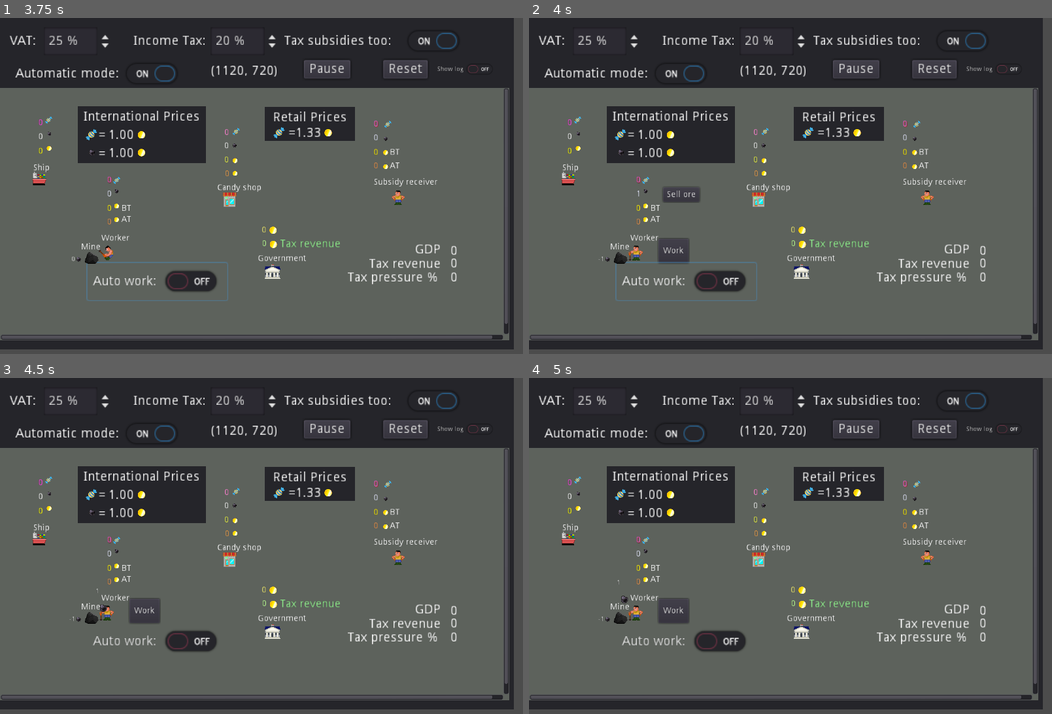
Above: before the commit, frames 1-4 (two rows, left to right).
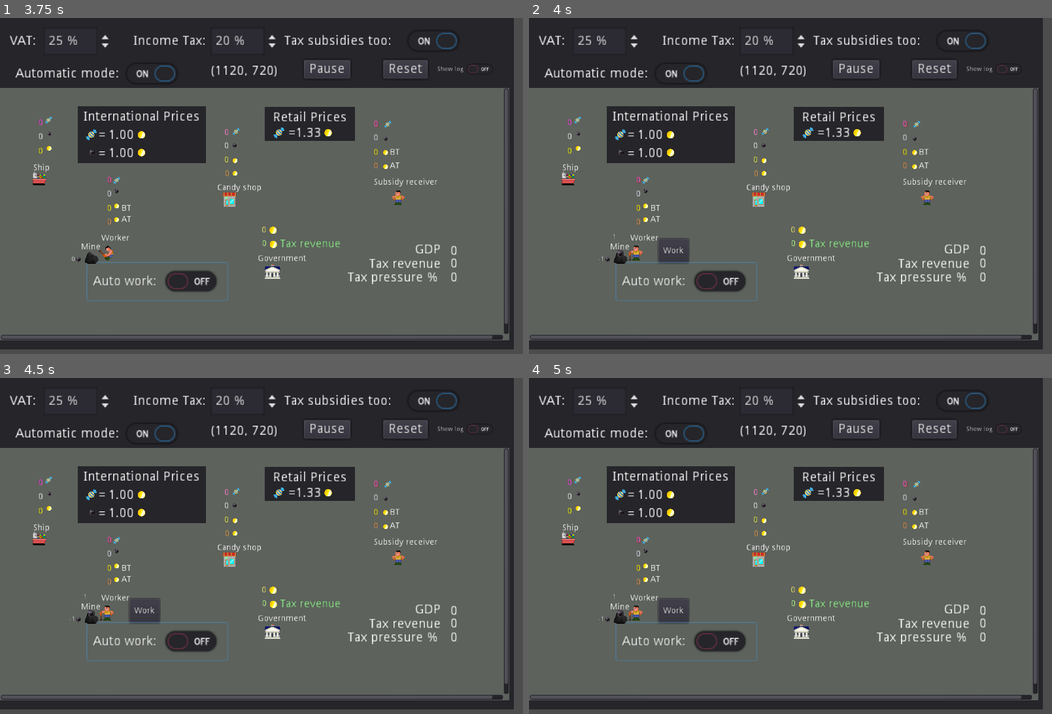
Above: after the commit, the same moments.

Repository: carlostgit/taxes
Game: Godot game, scene res://Control.tscn
Two runs of this game, one before a commit and one after it. Both use one fixed random seed, a clock stepped at 60 frames per second and the inputs below.
Inputs (mouse positions are in pixels of both pictures, inside the frame that each line leads up to):
- Up to frame 1 (3.75 s): click "Automatic mode:" at 0.5 s; click "Tax subsidies too:" at 1.25 s; click "Reset" at 2 s; click "Work" at 2.75 s; click "Auto work:" at 3.5 s
- Up to frame 2 (4 s): no input
- Up to frame 3 (4.5 s): click (151, 556) at 4.25 s, where only the run before the commit has a clickable "Sell ore"
- Up to frame 4 (5 s): no input

Frame 1 is identical in both runs. In frame 2, 0.3% of the frame differs, in the area x 16-33%, y 50-72%; in frame 3, 0.2%; in frame 4, 0.2%.
Error after the commit: Attempt to call function 'get_position' in base 'null instance' on a null instance. (res://Ore.gd:21)

Commit message:
Sigo cambiando nombres de nodos

Diff:
--- a/Control.gd
+++ b/Control.gd
@@ -3,7 +3,7 @@
 # Declare member variables here. Examples:
 # var a = 2
 # var b = "text"
-const _main_scene_res = preload("res://Node2D.tscn")
+const _main_scene_res = preload("res://MainScene.tscn")
 
 export (bool) var _automatic_mode = false
 export (bool) var _tax_labour_only = true
@@ -21,8 +21,8 @@
 		if(node.is_in_group("main_scene_group")):
 			return node
 
-	if ($Panel/ScrollContainer/Panel/Node2D):
-		return $Panel/ScrollContainer/Panel/Node2D
+	if ($Panel/ScrollContainer/Panel/MainScene):
+		return $Panel/ScrollContainer/Panel/MainScene
 
 	print("main_scene not found in get_main_scene()")
 	return null
@@ -34,9 +34,9 @@
 			node.remove_from_group("main_scene_group")
 			node.queue_free()
 
-	if ($Panel/ScrollContainer/Panel/Node2D):
-		$Panel/ScrollContainer/Panel/Node2D.remove_from_group("main_scene_group")
-		$Panel/ScrollContainer/Panel/Node2D.queue_free()
+	if ($Panel/ScrollContainer/Panel/MainScene):
+		$Panel/ScrollContainer/Panel/MainScene.remove_from_group("main_scene_group")
+		$Panel/ScrollContainer/Panel/MainScene.queue_free()
 	var new_main_scene = _main_scene_res.instance()
 
 	$Panel/ScrollContainer/Panel.add_child(new_main_scene)
--- a/Control.tscn
+++ b/Control.tscn
@@ -1,7 +1,7 @@
 [gd_scene load_steps=4 format=2]
 
 [ext_resource path="res://Control.gd" type="Script" id=1]
-[ext_resource path="res://Node2D.tscn" type="PackedScene" id=2]
+[ext_resource path="res://MainScene.tscn" type="PackedScene" id=2]
 
 [sub_resource type="StyleBoxFlat" id=1]
 bg_color = Color( 0.364706, 0.384314, 0.360784, 1 )
@@ -37,7 +37,7 @@
 mouse_filter = 1
 custom_styles/panel = SubResource( 1 )
 
-[node name="Node2D" parent="Panel/ScrollContainer/Panel" groups=[
+[node name="MainScene" parent="Panel/ScrollContainer/Panel" groups=[
 "main_scene_group",
 ] instance=ExtResource( 2 )]
 position = Vector2( 0, 6 )
--- /dev/null
+++ b/MainScene.gd
@@ -0,0 +1,76 @@
+extends Node2D
+
+# Declare member variables here. Examples:
+# var a = 2
+# var b = "text"
+export (float) var _corporate_tax_rate = 0.25
+export (float) var _value_added_tax = 0.6
+export (bool) var _tax_labour_only = true
+
+var _GDP = 0.0
+
+const MyCoinResource = preload("res://Coin.tscn")
+const MyOreResource = preload("res://Ore.tscn")
+const MyCandyResource = preload("res://Candy.tscn")
+
+
+# Called when the node enters the scene tree for the first time.
+func _ready():
+
+	$Worker.set_corporate_tax_rate(_corporate_tax_rate)
+	if(self._tax_labour_only):
+		$Slacker.set_corporate_tax_rate(0.0)
+	else:
+		$Slacker.set_corporate_tax_rate(_corporate_tax_rate)
+
+	$Shop.set_value_added_tax_rate(_value_added_tax)
+
+# Called every frame. 'delta' is the elapsed time since the previous frame.
+func _process(delta):
+	_GDP = $Worker.get_GDP()
+
+	$Control_info.set_GDP(_GDP)
+	var revenue = $Government.get_revenue()
+	$Control_info.set_revenue(revenue)
+#
+#func _on_Area2D_mine_body_entered(body):
+##	print ("Body entered. Body name")
+##	if body == $Slacker:
+##		print ("slacker")
+##	if body == $Worker:
+##		print ("worker")
+#	pass
+
+func reset():
+	self.get_tree().reload_current_scene()
+
+func set_corporate_tax(var corp_tax_arg):
+	_corporate_tax_rate=corp_tax_arg
+	$Worker.set_corporate_tax_rate(corp_tax_arg)
+	if(self._tax_labour_only):
+		$Slacker.set_corporate_tax_rate(0.0)
+	else:
+		$Sacker.set_corporate_tax_rate(corp_tax_arg)
+
+func set_tax_labour_only(var tax_labour_only_arg):
+	self._tax_labour_only = tax_labour_only_arg
+	if(self._tax_labour_only):
+		$Slacker.set_corporate_tax_rate(0.0)
+	else:
+		$Slacker.set_corporate_tax_rate(self._corporate_tax_rate)
+
+func set_VAT(var VAT_arg):
+	_value_added_tax=VAT_arg
+
+	$Shop.set_value_added_tax_rate(_value_added_tax)
+
+func _on_Button_pay_taxes_pressed():
+	pass # Replace with function body.
+
+func set_automatic_mode(var automatic_mode_arg):
+	$Slacker.set_automatic_mode(automatic_mode_arg)
+	$Worker.set_automatic_mode(automatic_mode_arg)
+	$Shop.set_automatic_mode(automatic_mode_arg)
+
+func get_GDP():
+	return _GDP
--- /dev/null
+++ b/MainScene.tscn
@@ -0,0 +1,583 @@
+[gd_scene load_steps=25 format=2]
+
+[ext_resource path="res://MainScene.gd" type="Script" id=1]
+[ext_resource path="res://Ship.gd" type="Script" id=2]
+[ext_resource path="res://ore.png" type="Texture" id=3]
+[ext_resource path="res://coin.png" type="Texture" id=4]
+[ext_resource path="res://ship.png" type="Texture" id=5]
+[ext_resource path="res://candy.png" type="Texture" id=6]
+[ext_resource path="res://Slacker.tscn" type="PackedScene" id=7]
+[ext_resource path="res://Worker.tscn" type="PackedScene" id=8]
+[ext_resource path="res://Mine.gd" type="Script" id=9]
+[ext_resource path="res://Rock.png" type="Texture" id=10]
+[ext_resource path="res://Ore.tscn" type="PackedScene" id=11]
+[ext_resource path="res://Candy.tscn" type="PackedScene" id=12]
+[ext_resource path="res://Shop.gd" type="Script" id=13]
+[ext_resource path="res://shop.png" type="Texture" id=14]
+[ext_resource path="res://Coin.tscn" type="PackedScene" id=15]
+[ext_resource path="res://Government.gd" type="Script" id=16]
+[ext_resource path="res://government.png" type="Texture" id=17]
+[ext_resource path="res://Control_info.gd" type="Script" id=18]
+[ext_resource path="res://background.png" type="Texture" id=19]
+
+[sub_resource type="RectangleShape2D" id=1]
+extents = Vector2( 15.7211, 11.9228 )
+
+[sub_resource type="Animation" id=2]
+length = 0.6
+loop = true
+
+[sub_resource type="RectangleShape2D" id=3]
+extents = Vector2( 13.2726, 14.2859 )
+
+[sub_resource type="RectangleShape2D" id=4]
+extents = Vector2( 16.5455, 17.9392 )
+
+[sub_resource type="RectangleShape2D" id=5]
+extents = Vector2( 19.415, 15.834 )
+
+[node name="MainScene" type="Node2D"]
+pause_mode = 1
+position = Vector2( -0.104294, 1 )
+script = ExtResource( 1 )
+_corporate_tax_rate = 0.1
+_value_added_tax = 0.8
+
+[node name="Ship" type="StaticBody2D" parent="."]
+editor/display_folded = true
+position = Vector2( 81, 189.392 )
+script = ExtResource( 2 )
+
+[node name="Label_ore" type="Label" parent="Ship"]
+margin_left = -81.0
+margin_top = -100.392
+margin_right = -11.0
+margin_bottom = -77.3921
+rect_scale = Vector2( 1.3, 1.3 )
+hint_tooltip = "Ore exported"
+text = "0"
+align = 2
+valign = 1
+
+[node name="TextureRect2" type="TextureRect" parent="Ship/Label_ore"]
+margin_left = 75.623
+margin_top = 1.78406
+margin_right = 118.623
+margin_bottom = 42.7841
+rect_scale = Vector2( 0.2, 0.2 )
+hint_tooltip = "Ore exported"
+texture = ExtResource( 3 )
+
+[node name="Label_money" type="Label" parent="Ship"]
+margin_left = -81.0
+margin_top = -69.0
+margin_right = -11.0
+margin_bottom = -47.0
+rect_scale = Vector2( 1.3, 1.3 )
+hint_tooltip = "Income of coins"
+custom_colors/font_color = Color( 1, 1, 0, 1 )
+text = "0"
+align = 2
+valign = 1
+
+[node name="TextureRect4" type="TextureRect" parent="Ship/Label_money"]
+margin_left = 75.623
+margin_top = 1.93948
+margin_right = 115.623
+margin_bottom = 41.9395
+rect_scale = Vector2( 0.2, 0.2 )
+hint_tooltip = "Income of coins"
+texture = ExtResource( 4 )
+
+[node name="Label" type="Label" parent="Ship"]
+margin_left = -10.7421
+margin_top = -28.203
+margin_right = 29.2579
+margin_bottom = -14.203
+rect_scale = Vector2( 1.3, 1.3 )
+text = "Ship"
+
+[node name="ship2" type="Sprite" parent="Ship"]
+position = Vector2( 1.41422, 2.82849 )
+texture = ExtResource( 5 )
+
+[node name="CollisionShape2D" type="CollisionShape2D" parent="Ship"]
+position = Vector2( 3.53555, 4.09099 )
+shape = SubResource( 1 )
+
+[node name="Label_candy" type="Label" parent="Ship"]
+margin_left = -81.0
+margin_top = -130.392
+margin_right = -11.0
+margin_bottom = -107.392
+rect_scale = Vector2( 1.3, 1.3 )
+custom_colors/font_color = Color( 1, 0.247059, 0.882353, 1 )
+text = "0"
+align = 2
+valign = 1
+
+[node name="TextureRect" type="TextureRect" parent="Ship/Label_candy"]
+margin_left = 73.1186
+margin_top = 2.38419e-007
+margin_right = 137.119
+margin_bottom = 64.0
+rect_scale = Vector2( 0.2, 0.2 )
+texture = ExtResource( 6 )
+
+[node name="Control_IP" type="Panel" parent="Ship"]
+margin_left = 84.0
+margin_top = -151.0
+margin_right = 359.0
+margin_bottom = -30.0
+
+[node name="Label_int_prices" type="Label" parent="Ship/Control_IP"]
+margin_left = 11.8027
+margin_top = 9.0
+margin_right = 140.804
+margin_bottom = 23.0
+rect_scale = Vector2( 2, 2 )
+text = "International Prices"
+
+[node name="TextureRect_candy_IP" type="TextureRect" parent="Ship/Control_IP"]
+margin_left = 16.9448
+margin_top = 48.073
+margin_right = 80.9448
+margin_bottom = 112.073
+rect_scale = Vector2( 0.4, 0.4 )
+texture = ExtResource( 6 )
+
+[node name="Label_candy_IP" type="Label" parent="Ship/Control_IP"]
+margin_left = 65.353
+margin_top = 48.073
+margin_right = 93.353
+margin_bottom = 62.073
+rect_scale = Vector2( 2, 2 )
+text = "1.00"
+align = 2
+
+[node name="Label_ore_IP" type="Label" parent="Ship/Control_IP"]
+margin_left = 65.353
+margin_top = 87.033
+margin_right = 93.353
+margin_bottom = 101.033
+rect_scale = Vector2( 2, 2 )
+text = "1.00"
+align = 2
+
+[node name="TextureRect2" type="TextureRect" parent="Ship/Control_IP"]
+margin_left = 128.683
+margin_top = 53.047
+margin_right = 168.683
+margin_bottom = 93.047
+rect_scale = Vector2( 0.4, 0.4 )
+texture = ExtResource( 4 )
+
+[node name="TextureRect3" type="TextureRect" parent="Ship/Control_IP"]
+margin_left = 129.334
+margin_top = 91.291
+margin_right = 169.335
+margin_bottom = 131.291
+rect_scale = Vector2( 0.4, 0.4 )
+texture = ExtResource( 4 )
+
+[node name="Label_eq_candy_IP" type="Label" parent="Ship/Control_IP"]
+margin_left = 45.3777
+margin_top = 48.073
+margin_right = 53.3777
+margin_bottom = 62.073
+rect_scale = Vector2( 2, 2 )
+text = "="
+
+[node name="Label_eq_ore_IP" type="Label" parent="Ship/Control_IP"]
+margin_left = 45.3777
+margin_top = 88.073
+margin_right = 53.3777
+margin_bottom = 102.073
+rect_scale = Vector2( 2, 2 )
+text = "="
+
+[node name="TextureRect_ore_IP" type="TextureRect" parent="Ship/Control_IP"]
+margin_left = 21.8027
+margin_top = 91.155
+margin_right = 64.8027
+margin_bottom = 132.155
+rect_scale = Vector2( 0.4, 0.4 )
+texture = ExtResource( 3 )
+
+[node name="AnimationPlayer_worker" type="AnimationPlayer" parent="."]
+anims/Walk = SubResource( 2 )
+
+[node name="Slacker" parent="." instance=ExtResource( 7 )]
+position = Vector2( 850.104, 229 )
+
+[node name="Worker" parent="." instance=ExtResource( 8 )]
+position = Vector2( 226.235, 349 )
+
+[node name="Mine" type="Area2D" parent="."]
+editor/display_folded = true
+position = Vector2( 193.761, 354 )
+script = ExtResource( 9 )
+__meta__ = {
+"_edit_group_": true
+}
+_node_path_worker = NodePath("../../MainScene/Worker")
+
+[node name="CollisionShape2D" type="CollisionShape2D" parent="Mine"]
+position = Vector2( 0.878677, 6.94977 )
+shape = SubResource( 3 )
+
+[node name="mine" type="Sprite" parent="Mine"]
+position = Vector2( 0.878683, 8.64799 )
+texture = ExtResource( 10 )
+
+[node name="Label_ore" type="Label" parent="Mine"]
+editor/display_folded = true
+margin_left = -74.0
+margin_top = 5.0
+margin_right = -34.0
+margin_bottom = 19.0
+text = "0"
+align = 2
+
+[node name="TextureRect" type="TextureRect" parent="Mine/Label_ore"]
+margin_left = 41.0
+margin_top = 0.957214
+margin_right = 84.0
+margin_bottom = 41.9572
+rect_scale = Vector2( 0.3, 0.3 )
+hint_tooltip = "Ore extracted"
+texture = ExtResource( 3 )
+
+[node name="Label" type="Label" parent="Mine"]
+margin_left = -21.3181
+margin_top = -23.352
+margin_right = 18.6819
+margin_bottom = -9.352
+rect_scale = Vector2( 1.3, 1.3 )
+text = "Mine"
+
+[node name="Ore" parent="." instance=ExtResource( 11 )]
+visible = false
+position = Vector2( -184, 127 )
+
+[node name="Candy" parent="." instance=ExtResource( 12 )]
+visible = false
+position = Vector2( -189, 201 )
+
+[node name="Shop" type="StaticBody2D" parent="."]
+editor/display_folded = true
+position = Vector2( 491.356, 229 )
+script = ExtResource( 13 )
+
+[node name="CollisionShape2D" type="CollisionShape2D" parent="Shop"]
+position = Vector2( -1.55388, 10.4965 )
+shape = SubResource( 4 )
+
+[node name="shop" type="Sprite" parent="Shop"]
+position = Vector2( 0.163952, 9.4159 )
+texture = ExtResource( 14 )
+
+[node name="Label_money" type="Label" parent="Shop"]
+margin_left = -81.0
+margin_top = -90.0
+margin_right = -20.0
+margin_bottom = -67.0
+rect_scale = Vector2( 1.3, 1.3 )
+hint_tooltip = "Coins Before Tax"
+custom_colors/font_color = Color( 0.913725, 0.952941, 0.254902, 1 )
+text = "0"
+align = 2
+valign = 1
+
+[node name="TextureRect" type="TextureRect" parent="Shop/Label_money"]
+margin_left = 67.3553
+margin_top = 7.69232
+margin_right = 107.355
+margin_bottom = 47.6924
+rect_scale = Vector2( 0.2, 0.2 )
+hint_tooltip = "Coins Before Tax"
+texture = ExtResource( 4 )
+
+[node name="Label_ore" type="Label" parent="Shop"]
+margin_left = -81.0
+margin_top = -120.0
+margin_right = -20.0
+margin_bottom = -97.0
+rect_scale = Vector2( 1.3, 1.3 )
+text = "0"
+align = 2
+valign = 1
+
+[node name="TextureRect" type="TextureRect" parent="Shop/Label_ore"]
+margin_left = 66.1951
+margin_top = 6.21002
+margin_right = 109.195
+margin_bottom = 47.2101
+rect_scale = Vector2( 0.2, 0.2 )
+hint_tooltip = "Ore"
+texture = ExtResource( 3 )
+
+[node name="Label_candy" type="Label" parent="Shop"]
+margin_left = -91.0
+margin_top = -150.0
+margin_right = -22.0
+margin_bottom = -126.0
+rect_scale = Vector2( 1.3, 1.3 )
+hint_tooltip = "Candies sold"
+custom_colors/font_color = Color( 0.988235, 0.509804, 0.811765, 1 )
+text = "0"
+align = 2
+valign = 1
+
+[node name="TextureRect" type="TextureRect" parent="Shop/Label_candy"]
+margin_left = 73.8874
+margin_top = 4.46155
+margin_right = 137.887
+margin_bottom = 68.4615
+rect_scale = Vector2( 0.2, 0.2 )
+hint_tooltip = "Candies sold"
+texture = ExtResource( 6 )
+
+[node name="Label_after_taxes" type="Label" parent="Shop"]
+margin_left = -81.0
+margin_top = -60.0
+margin_right = -19.0
+margin_bottom = -37.0
+rect_scale = Vector2( 1.3, 1.3 )
+hint_tooltip = "Coins After Tax"
+custom_colors/font_color = Color( 0.929412, 0.607843, 0.270588, 1 )
+text = "0"
+align = 2
+valign = 1
+
+[node name="TextureRect" type="TextureRect" parent="Shop/Label_after_taxes"]
+margin_left = 67.3095
+margin_top = 5.55427
+margin_right = 107.31
+margin_bottom = 45.5543
+rect_scale = Vector2( 0.2, 0.2 )
+hint_tooltip = "Coins After Tax"
+texture = ExtResource( 4 )
+
+[node name="Button_pay_taxes" type="Button" parent="Shop"]
+margin_left = 27.0
+margin_top = -90.0
+margin_right = 99.0
+margin_bottom = -67.0
+rect_scale = Vector2( 1.3, 1.3 )
+text = "Pay taxes"
+
+[node name="Timer" type="Timer" parent="Shop"]
+
+[node name="Label" type="Label" parent="Shop"]
+margin_left = -26.9014
+margin_top = -24.9195
+margin_right = 46.0986
+margin_bottom = -10.9194
+rect_scale = Vector2( 1.3, 1.3 )
+text = "Candy shop"
+
+[node name="Button_buy_candies" type="Button" parent="Shop"]
+margin_left = 27.0
+margin_top = -60.0
+margin_right = 116.0
+margin_bottom = -37.0
+rect_scale = Vector2( 1.3, 1.3 )
+text = "Buy candies"
+
+[node name="Control_prices" type="Panel" parent="Shop"]
+margin_left = 75.0
+margin_top = -190.0
+margin_right = 269.0
+margin_bottom = -117.0
+
+[node name="TextureRect_candy_RP" type="TextureRect" parent="Shop/Control_prices"]
+margin_left = 17.7392
+margin_top = 42.747
+margin_right = 81.7392
+margin_bottom = 106.747
+rect_scale = Vector2( 0.4, 0.4 )
+texture = ExtResource( 6 )
+
+[node name="Label_candy_RP" type="Label" parent="Shop/Control_prices"]
+margin_left = 64.8132
+margin_top = 42.747
+margin_right = 92.8132
+margin_bottom = 56.747
+rect_scale = Vector2( 2, 2 )
+text = "1.00"
+align = 2
+
+[node name="TextureRect4" type="TextureRect" parent="Shop/Control_prices"]
+margin_left = 127.739
+margin_top = 47.7212
+margin_right = 167.739
+margin_bottom = 87.7212
+rect_scale = Vector2( 0.4, 0.4 )
+texture = ExtResource( 4 )
+
+[node name="Label_retail_prices" type="Label" parent="Shop/Control_prices"]
+margin_left = 17.7392
+margin_top = 10.0
+margin_right = 105.739
+margin_bottom = 24.0
+rect_scale = Vector2( 2, 2 )
+text = "Retail Prices"
+
+[node name="Label_eq_candy_RP" type="Label" parent="Shop/Control_prices"]
+margin_left = 51.1286
+margin_top = 42.747
+margin_right = 59.1286
+margin_bottom = 56.747
+rect_scale = Vector2( 2, 2 )
+text = "="
+
+[node name="Coin" parent="." instance=ExtResource( 15 )]
+visible = false
+position = Vector2( -192, 290 )
+
+[node name="Government" type="StaticBody2D" parent="."]
+position = Vector2( 580.419, 392.543 )
+script = ExtResource( 16 )
+
+[node name="government" type="Sprite" parent="Government"]
+position = Vector2( 2.3978, -4.64916e-006 )
+scale = Vector2( 1.04175, 1 )
+texture = ExtResource( 17 )
+
+[node name="CollisionShape2D" type="CollisionShape2D" parent="Government"]
+position = Vector2( 3.65625, 2.99998 )
+shape = SubResource( 5 )
+
+[node name="Label_money" type="Label" parent="Government"]
+margin_left = -91.0
+margin_top = -103.0
+margin_right = -29.0
+margin_bottom = -81.0
+rect_scale = Vector2( 1.3, 1.3 )
+hint_tooltip = "Coins stored"
+custom_colors/font_color = Color( 0.933333, 0.913725, 0.439216, 1 )
+text = "0"
+align = 2
+valign = 1
+
+[node name="TextureRect" type="TextureRect" parent="Government/Label_money"]
+margin_left = 67.4432
+margin_top = 5.21368
+margin_right = 107.443
+margin_bottom = 45.2139
+rect_scale = Vector2( 0.3, 0.3 )
+hint_tooltip = "Coins stored"
+texture = ExtResource( 4 )
+
+[node name="Label_collected" type="Label" parent="Government"]
+margin_left = -110.0
+margin_top = -74.0
+margin_right = -33.0
+margin_bottom = -51.0
+rect_scale = Vector2( 1.3, 1.3 )
+hint_tooltip = "Tax Revenue"
+custom_colors/font_color = Color( 0.729412, 1, 0.576471, 1 )
+text = "0"
+align = 2
+valign = 1
+
+[node name="TextureRect2" type="TextureRect" parent="Government/Label_collected"]
+margin_left = 82.0585
+margin_top = 6.45697
+margin_right = 122.059
+margin_bottom = 46.457
+rect_scale = Vector2( 0.3, 0.3 )
+hint_tooltip = "Tax Revenue"
+texture = ExtResource( 4 )
+
+[node name="Label_collected_text" type="Label" parent="Government/Label_collected"]
+margin_left = 99.0
+margin_right = 197.0
+margin_bottom = 18.0
+rect_scale = Vector2( 1.3, 1.3 )
+custom_colors/font_color = Color( 0.54902, 0.913725, 0.537255, 1 )
+text = "Tax revenue"
+valign = 1
+
+[node name="Timer" type="Timer" parent="Government"]
+
+[node name="Label" type="Label" parent="Government"]
+margin_left = -29.0
+margin_top = -37.0
+margin_right = 61.0
+margin_bottom = -18.0
+rect_scale = Vector2( 1.3, 1.3 )
+text = "Government"
+
+[node name="Control_info" type="Control" parent="."]
+editor/display_folded = true
+margin_left = 658.334
+margin_top = 331.895
+margin_right = 998.334
+margin_bottom = 451.895
+script = ExtResource( 18 )
+
+[node name="Label_GDP_text" type="Label" parent="Control_info"]
+margin_left = 205.523
+margin_right = 245.523
+margin_bottom = 15.0
+rect_scale = Vector2( 2, 2 )
+text = "GDP"
+align = 2
+
+[node name="Label_GDP" type="Label" parent="Control_info"]
+margin_left = 305.523
+margin_top = 3.0
+margin_right = 340.523
+margin_bottom = 17.0
+rect_scale = Vector2( 2, 2 )
+text = "0"
+
+[node name="Label_revenue_text" type="Label" parent="Control_info"]
+margin_left = 131.77
+margin_top = 31.0
+margin_right = 208.77
+margin_bottom = 46.0
+rect_scale = Vector2( 2, 2 )
+text = "Tax revenue"
+
+[node name="Label_revenue" type="Label" parent="Control_info"]
+margin_left = 305.523
+margin_top = 30.0
+margin_right = 340.523
+margin_bottom = 44.0
+rect_scale = Vector2( 2, 2 )
+text = "0"
+
+[node name="Label_revenue_per_GDP" type="Label" parent="Control_info"]
+margin_left = 305.523
+margin_top = 60.0
+margin_right = 345.523
+margin_bottom = 75.0
+rect_scale = Vector2( 2, 2 )
+text = "0"
+
+[node name="Label_revenue_per_GDP_text" type="Label" parent="Control_info"]
+margin_left = 85.523
+margin_top = 60.0
+margin_right = 185.523
+margin_bottom = 75.0
+rect_scale = Vector2( 2, 2 )
+hint_tooltip = "Tax revenue as a fraction of the GDP (Tax revenue/GDP)"
+text = "Tax pressure %"
+
+[node name="ParallaxBackground" type="ParallaxBackground" parent="."]
+editor/display_folded = true
+
+[node name="ParallaxLayer" type="ParallaxLayer" parent="ParallaxBackground"]
+
+[node name="Sprite" type="Sprite" parent="ParallaxBackground/ParallaxLayer"]
+visible = false
+position = Vector2( 509.118, 379.01 )
+scale = Vector2( 32, 32 )
+texture = ExtResource( 19 )
+[connection signal="working_signal" from="Worker" to="Mine" method="_on_Worker_working_signal"]
+[connection signal="pressed" from="Shop/Button_pay_taxes" to="Shop" method="_on_Button_pay_taxes_pressed"]
+[connection signal="timeout" from="Shop/Timer" to="Shop" method="_on_Timer_timeout"]
+[connection signal="pressed" from="Shop/Button_buy_candies" to="Shop" method="_on_Button_buy_candies_pressed"]
--- a/Ship.gd
+++ b/Ship.gd
@@ -4,8 +4,8 @@
 # var a = 2
 # var b = "text"
 
-const MyNode2D_moneyResource = preload("res://Coin.tscn")
-const MyNode2D_candyResource = preload("res://Candy.tscn")
+const MyCoinResource = preload("res://Coin.tscn")
+const MyCandyResource = preload("res://Candy.tscn")
 
 var _money = 0.0
 var _ore = 0.0
@@ -61,7 +61,7 @@
 
 func send_money(var amount_arg, var destiny_node_arg):
 	if(amount_arg != 0):
-		var coin = MyNode2D_moneyResource.instance()
+		var coin = MyCoinResource.instance()
 		self.get_parent().add_child(coin)
 		coin.set_origin_destiny(self,destiny_node_arg)
 		coin.set_value(amount_arg)
@@ -72,7 +72,7 @@
 	call_deferred("send_candy",value_arg, origin_arg)
 
 func send_candy(var amount_arg, var destiny_node_arg):
-	var candy = MyNode2D_candyResource.instance()
+	var candy = MyCandyResource.instance()
 	self.get_parent().add_child(candy)
 	candy.set_origin_destiny(self,destiny_node_arg)
 	candy.set_value(amount_arg)
--- a/Shop.gd
+++ b/Shop.gd
@@ -12,9 +12,8 @@
 
 export (bool) var _automatic_mode = false
 
-const MyNode2D_candyResource = preload("res://Candy.tscn")
-#const MyNode2D_oreResource = preload("res://Area2D_ore.tscn")
-const MyNode2D_moneyResource = preload("res://Coin.tscn")
+const MyCandyResource = preload("res://Candy.tscn")
+const MyCoinResource = preload("res://Coin.tscn")
 
 var _tax_rate = 0.25
 
@@ -154,14 +153,14 @@
 
 func send_money(var amount_arg, var destiny_node_arg):
 	if(amount_arg != 0):
-		var coin = MyNode2D_moneyResource.instance()
+		var coin = MyCoinResource.instance()
 		self.get_parent().add_child(coin)
 		coin.set_origin_destiny(self,destiny_node_arg)
 		coin.set_value(amount_arg)
 		add_after_taxes(-amount_arg)
 
 func send_candy(var amount_arg, var destiny_node_arg):
-	var candy = MyNode2D_candyResource.instance()
+	var candy = MyCandyResource.instance()
 	self.get_parent().add_child(candy)
 	candy.set_origin_destiny(self,destiny_node_arg)
 	candy.set_value(amount_arg)
@@ -175,7 +174,7 @@
 	if (money>0):
 		var taxes = _tax_rate*money
 #		var taxes_rounded = stepify(taxes, 0.01)
-		var coin_gov = MyNode2D_moneyResource.instance()
+		var coin_gov = MyCoinResource.instance()
 		self.get_parent().add_child(coin_gov)
 		coin_gov.set_origin_destiny(self,get_node(_government))
 #		coin_gov.set_value(taxes_rounded)
@@ -204,7 +203,7 @@
 func buy_candies():
 	var after_taxes = get_after_taxes()
 	if (after_taxes>0.001):
-		var coin_gov = MyNode2D_moneyResource.instance()
+		var coin_gov = MyCoinResource.instance()
 		self.get_parent().add_child(coin_gov)
 		coin_gov.set_origin_destiny(self,get_node(_ship))
 		coin_gov.set_value(after_taxes)
